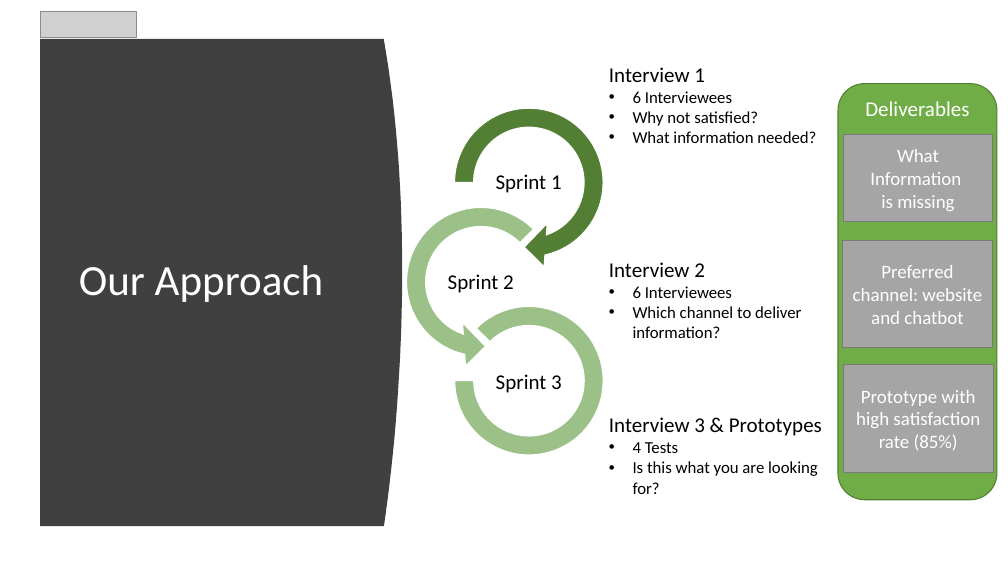
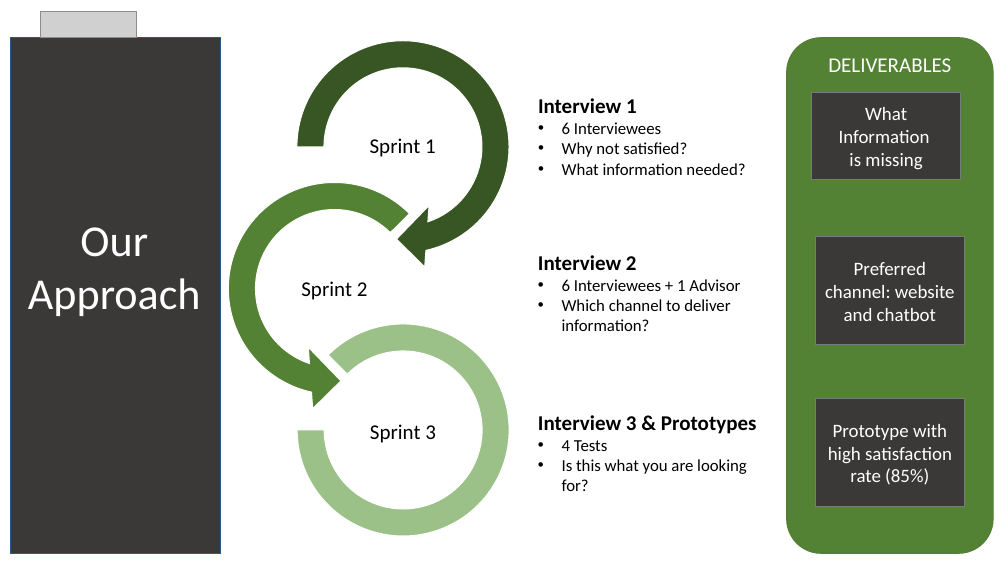
Before and after one commit to AgileBusinessAnalysis/09_TEAM, a slide deck: slide 3 of Final Pitch/FinalPitch_Happy Mortgage_V1.0.pptx. Drawn at 1008x567 pixels with LibreOffice and Linux fonts; fonts in the diff are those of the drawing; grey boxes stand for pictures. Boxes give left, top, right and bottom in pixels: in the first picture for what was removed or moved away, otherwise in the second. Text is boxed around its words. In the diff, an @@ line names an element or a change of style, - is before the commit and + after.

```diff
--- a/Final Pitch/FinalPitch_Happy Mortgage_V1.0.pptx
+++ b/Final Pitch/FinalPitch_Happy Mortgage_V1.0.pptx
@@ circular arrow added at bbox=[280, 23, 526, 270], fill #385723, outline #FFFFFF 1 pt @@
@@ rectangle added at bbox=[11, 38, 220, 554], fill #3B3838, outline #325491 1 pt @@
@@ freeform shape removed at bbox=[40, 39, 402, 526] @@
@@ rounded rectangle "DELIVERABLES": place and size @@
-rounded rectangle "DELIVERABLES" at bbox=[839, 84, 997, 500]
+rounded rectangle "DELIVERABLES" at bbox=[787, 38, 994, 554]
@@ rounded rectangle "DELIVERABLES" at bbox=[787, 38, 994, 554]: fill #70AD47 to #548235 @@
@@ text in rounded rectangle at bbox=[828, 58, 951, 72]: text changed @@
-Deliverables
+DELIVERABLES
@@ text "Interview 1": place and size @@
-text "Interview 1" at bbox=[609, 67, 816, 143]
+text "Interview 1" at bbox=[538, 98, 745, 175]
@@ text "Sprint 1": place and size @@
-text "Sprint 1" at bbox=[496, 174, 562, 193]
+text "Sprint 1" at bbox=[370, 138, 436, 157]
@@ circular arrow removed at bbox=[442, 96, 615, 268] @@
@@ text at bbox=[538, 98, 637, 113]: bold on in "Interview 1" @@
@@ fill #A5A5A5 to #3B3838 in 3 elements at bbox=[815, 237, 965, 345], bbox=[815, 399, 965, 507], bbox=[811, 93, 961, 180] @@
@@ rectangle "What Information": place and size @@
-rectangle "What Information" at bbox=[843, 135, 993, 222]
+rectangle "What Information" at bbox=[811, 93, 961, 180]
@@ left circular arrow added at bbox=[211, 166, 457, 412], fill #548235, outline #FFFFFF 1 pt @@
@@ text "Our Approach": place and size @@
-text "Our Approach" at bbox=[79, 265, 323, 302]
+text "Our Approach" at bbox=[28, 227, 201, 316]
@@ text "Our Approach" at bbox=[28, 227, 201, 316]: size 41 to 42 pt; alignment left to centre; line spacing 0.9 to 1; vertical alignment middle to top @@
@@ left circular arrow removed at bbox=[395, 195, 567, 368] @@
@@ rectangle "Preferred channel: website and chatbot": place and size @@
-rectangle "Preferred channel: website and chatbot" at bbox=[843, 240, 993, 349]
+rectangle "Preferred channel: website and chatbot" at bbox=[815, 237, 965, 345]
@@ text "Sprint 2": place and size @@
-text "Sprint 2" at bbox=[448, 274, 514, 293]
+text "Sprint 2" at bbox=[301, 281, 368, 300]
@@ text "Interview 2": place and size @@
-text "Interview 2" at bbox=[609, 262, 801, 338]
+text "Interview 2" at bbox=[538, 255, 740, 331]
@@ text at bbox=[538, 255, 637, 270]: bold on in "Interview 2" @@
@@ text at bbox=[562, 279, 740, 291]: text changed @@
-• 6 Interviewees
+• 6 Interviewees + 1 Advisor
@@ arch (boxed as its full ring): place and size @@
-arch (boxed as its full ring) at bbox=[455, 306, 603, 454]
+arch (boxed as its full ring) at bbox=[297, 324, 509, 537]
@@ text "Sprint 3": place and size @@
-text "Sprint 3" at bbox=[496, 374, 562, 393]
+text "Sprint 3" at bbox=[370, 424, 436, 443]
@@ text "Interview 3 & Prototypes": place and size @@
-text "Interview 3 & Prototypes" at bbox=[609, 417, 822, 494]
+text "Interview 3 & Prototypes" at bbox=[538, 415, 757, 491]
@@ text at bbox=[538, 415, 757, 434]: bold on in "Interview 3 & Prototypes" @@
@@ rectangle "Prototype with high satisfaction rate ...": place and size @@
-rectangle "Prototype with high satisfaction rate ..." at bbox=[844, 364, 994, 473]
+rectangle "Prototype with high satisfaction rate ..." at bbox=[815, 399, 965, 507]
```
